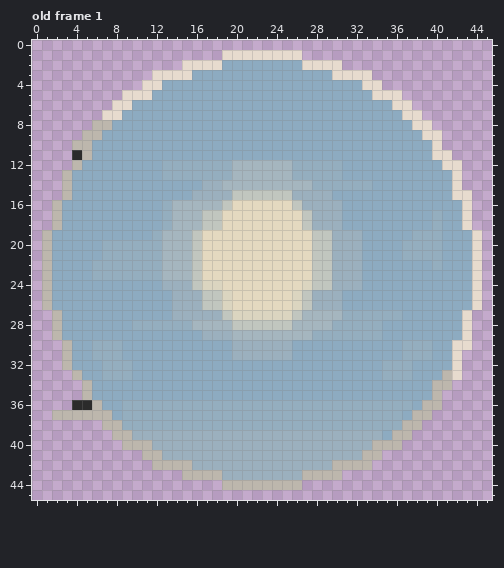
One commit to this pixel-art file: assets/art/ui/asprite/weather.aseprite. Above is the file before it was changed.
46x46 pixels, 1 frame. Colours within 5 levels of each other are drawn and written as one. Shown: old frame 1. The commit also changed other frames, which this record leaves out.
And afterwards:
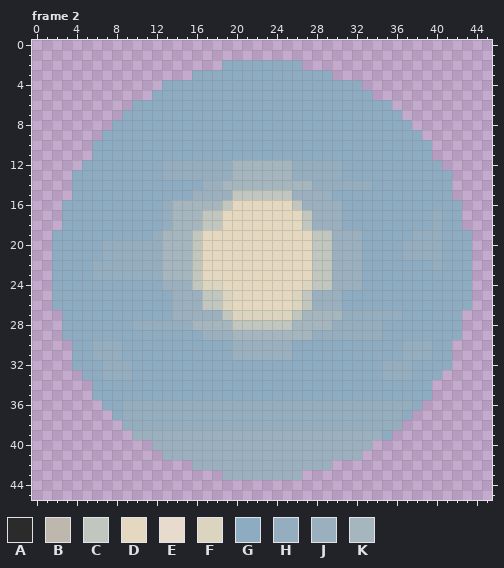
Palette (. is transparent): A #2b2b2b  B #bdb7ad  C #c1c6bf  D #e4d9c0  E #e7dbce  F #dbd5c0  G #8dabc1  H #94aebf  J #9bb0be  K #a5b6bf
A new or re-ordered frame is compared with the old frame closest to it.
The edit:
frames 1 -> 3
layer "gradient-2" opacity 100% -> 23%
layer "gradient-2" blend normal -> saturation
Frame 2 is new; against old frame 1, layers "gradient-2", "base":
y 1: x 19..26 EEEEEEEE -> ........
y 2: x 15..18 EEEE -> ....; x 27..30 EEEE -> ....
y 3: x 12..15 EEEE -> ....; x 30..33 EEEE -> ....
y 4: x 11..12 EE -> ..; x 33..34 EE -> ..
y 5: x 9..11 EEE -> ...; x 34..36 EEE -> ...
y 6: x 8..9 EE -> ..; x 36..37 EE -> ..
y 7: x 7..8 EE -> ..; x 37..38 EE -> ..
y 8: x 6..7 BB -> ..; x 38..39 EE -> ..
y 9: x 5..6 BB -> ..; x 39..40 EE -> ..
y 10: x 4..5 BB -> ..; x 40 E -> .
y 11: x 4..5 AB -> ..; x 40..41 EE -> ..
y 12: x 4 B -> .; x 41..42 EE -> ..
y 13..14: x 3 B -> .; x 42 E -> .
y 15: x 3 B -> .; x 42..43 EE -> ..
y 16..18: x 2 B -> .; x 43 E -> .
y 19..26: x 1 B -> .; x 44 E -> .
y 27..29: x 2 B -> .; x 43 E -> .
y 30: x 3 B -> .; x 42..43 EE -> ..
y 31..32: x 3 B -> .; x 42 E -> .
y 33: x 4 B -> .; x 41..42 BE -> ..
y 34: x 5 B -> .; x 40..41 BB -> ..
y 35: x 5 B -> .; x 40 B -> .
y 36: x 4..6 AAB -> ...; x 39..40 BB -> ..
y 37: x 2..7 BBBBBB -> ......; x 38..39 BB -> ..
y 38: x 7..8 BB -> ..; x 37..38 BB -> ..
y 39: x 8..9 BB -> ..; x 36..37 BB -> ..
y 40: x 9..11 BBB -> ...; x 34..36 BBB -> ...
y 41: x 11..12 BB -> ..; x 33..34 BB -> ..
y 42: x 12..15 BBBB -> ....; x 30..33 BBBB -> ....
y 43: x 15..18 BBBB -> ....; x 27..30 BBBB -> ....
y 44: x 19..26 BBBBBBBB -> ........
